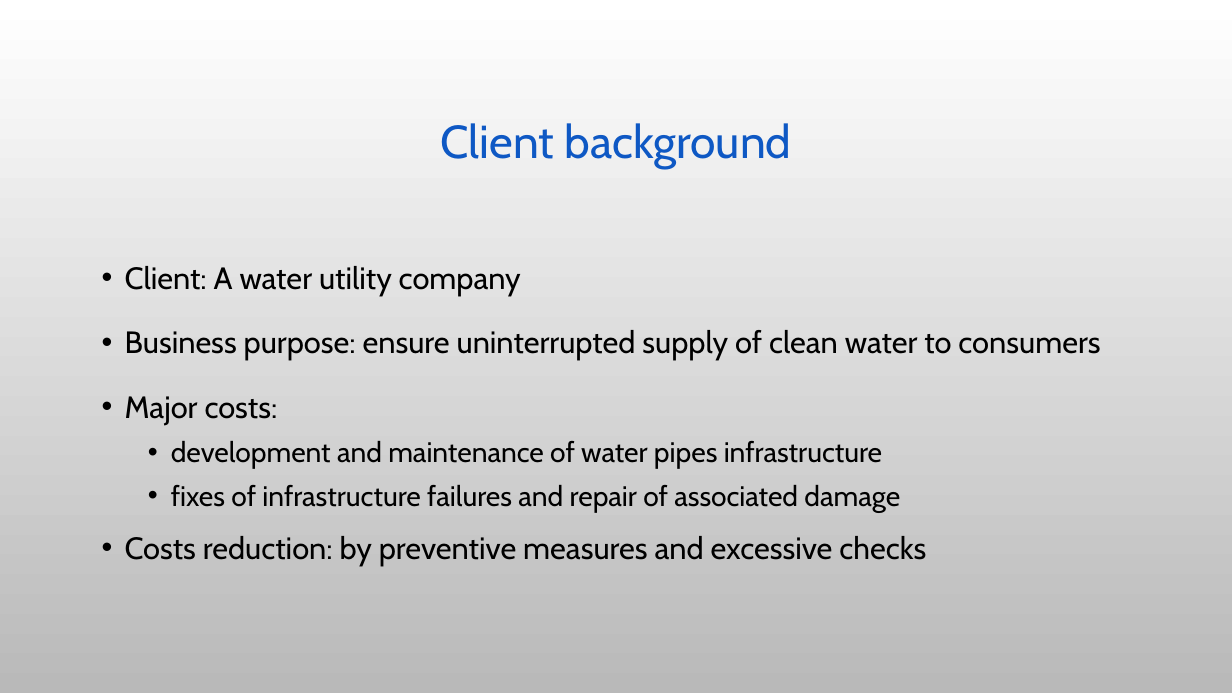
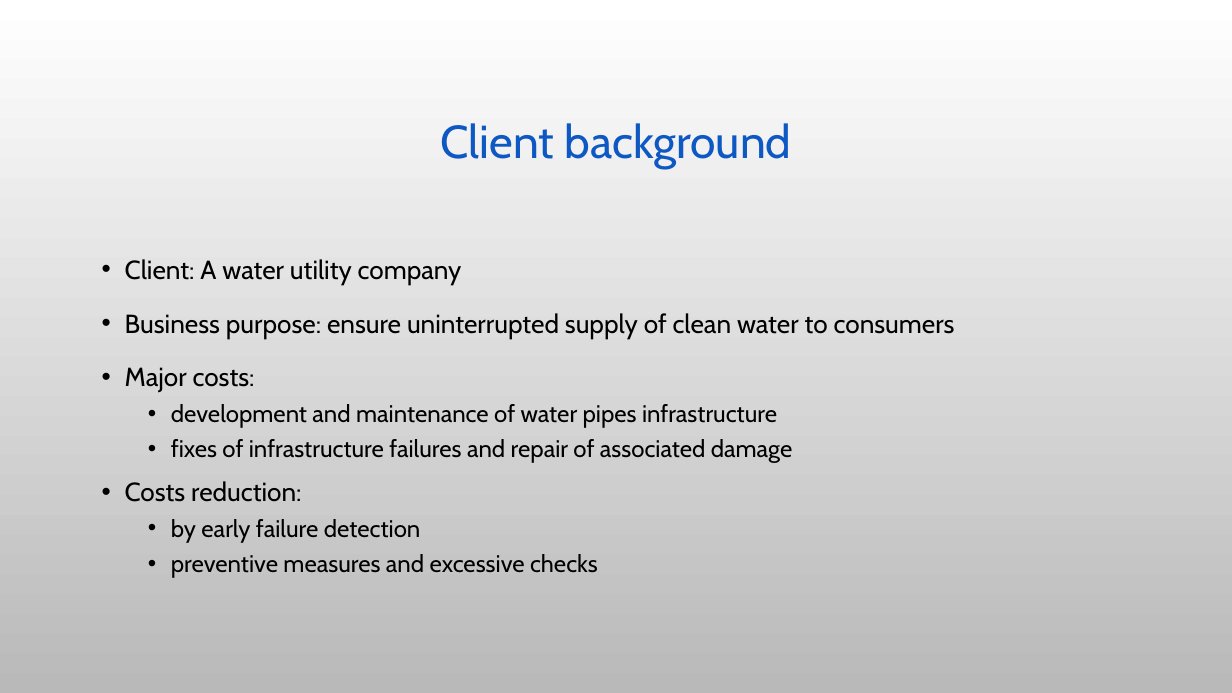
Before and after one commit to stavco9/mlops-final-project, a slide deck: slide 4 of docs/MLOps Final Project.pptx. Drawn at 1232x693 pixels with LibreOffice and Linux fonts; fonts in the diff are those of the drawing; background and template pictures are left out. Boxes give left, top, right and bottom in pixels: in the first picture for what was removed or moved away, otherwise in the second. Text is boxed around its words. In the diff, an @@ line names an element or a change of style, - is before the commit and + after.

Commit message:
For Nitay's final updates of the text and review.

```diff
--- a/docs/MLOps Final Project.pptx
+++ b/docs/MLOps Final Project.pptx
@@ text at (125,259,955,463): size 24 to 20.4 pt in "Client: A water utility company", "Business purpose: ensure uninterrupted supply of clean ...", "Major costs:"; size 22 to 18.7 pt in "development and maintenance of water pipes infrastructure", "fixes of infrastructure failures and repair of ..."; line spacing 1.4 to 1.3; line spacing 1.1 to 1 @@
@@ text at (125,481,598,578): text changed; size 24 to 18.7 pt @@
-• Costs reduction: by preventive measures and excessive checks
+• Costs reduction:
+  • by early failure detection
+  • preventive measures and excessive checks
```
Also in this commit, not shown: 5 other slides changed, 5 slides added, 2 slides removed.
